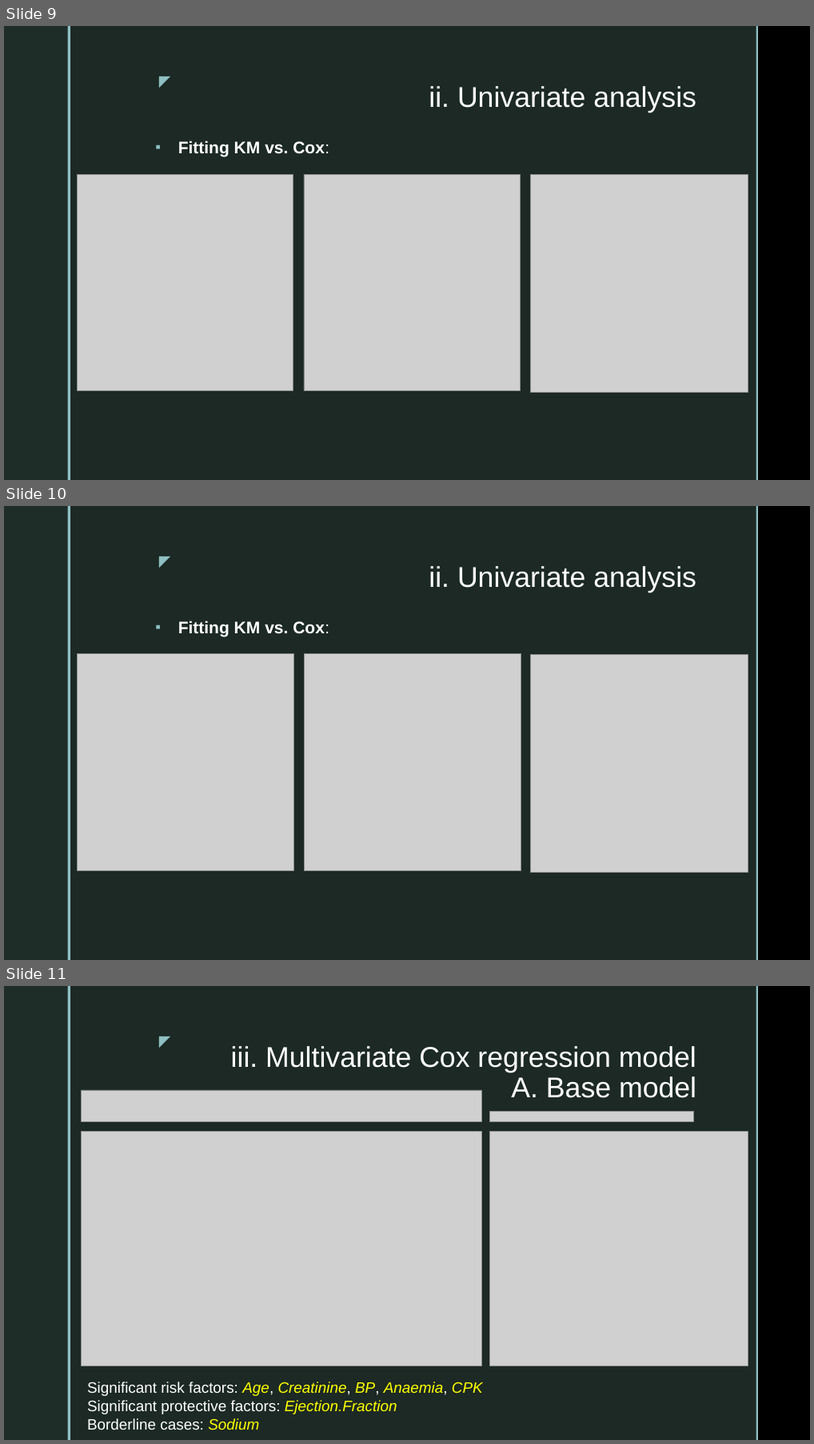
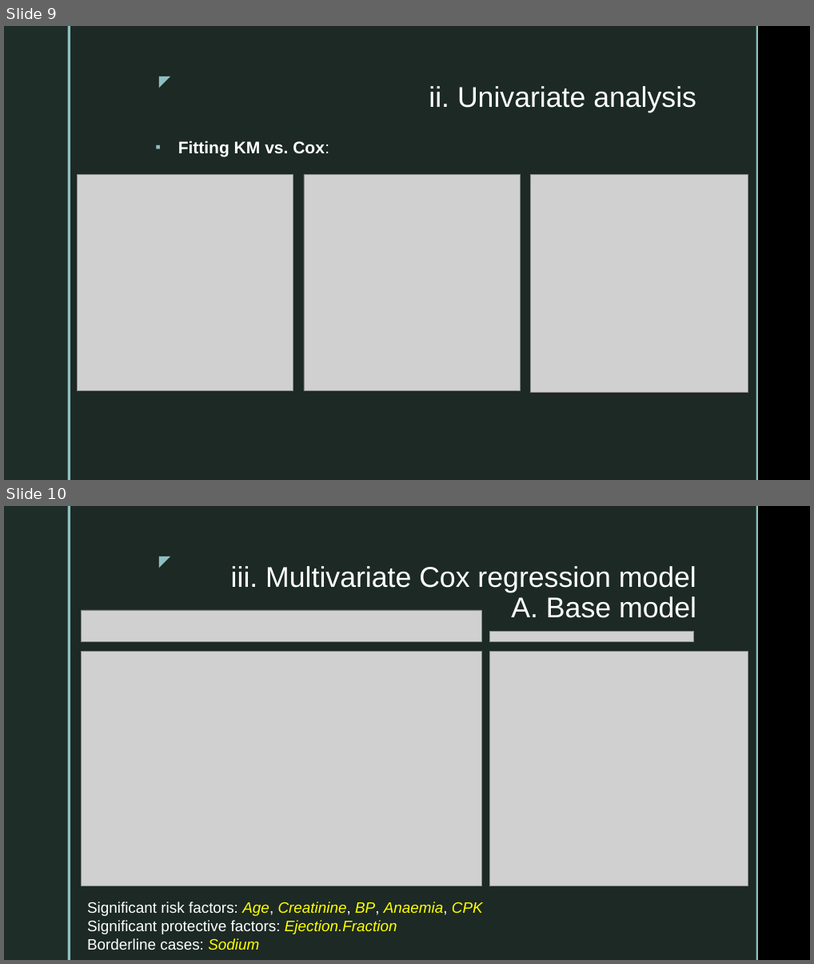
Before and after one commit to SebastianVeuskens/DSA-Project, a slide deck: presentation.pptx. Shown one above the other, each under a label of ours: slides 9, 10 and 11 before the commit, slides 9 and 10 after it. The pictures are 814x1444 and 814x964 pixels, drawn with LibreOffice and Linux fonts; fonts in the diff are those of the drawing; grey boxes stand for pictures; background and template pictures are left out. Boxes give left, top, right and bottom in pixels: in the first picture for what was removed or moved away, otherwise in the second. Text is boxed around its words. In the diff, an @@ line names an element or a change of style, - is before the commit and + after.

Commit message:
final updates on presentation

```diff
--- a/presentation.pptx
+++ b/presentation.pptx
@@ slide 10 removed at [4, 506, 810, 960], background picture (left out); not listed: 5 template elements that a slide beside it also shows @@
@@ title removed at [429, 566, 697, 592] @@
-ii. Univariate analysis
@@ text removed at [178, 620, 330, 636] @@
-▪ Fitting KM vs. Cox:
@@ picture removed at [77, 654, 294, 871] @@
@@ picture removed at [304, 654, 522, 871] @@
@@ picture removed at [531, 654, 749, 872] @@
@@ what was slide 11 is now slide 10 @@
```
Also in this commit, not shown: 1 slide changed, 1 other file.
